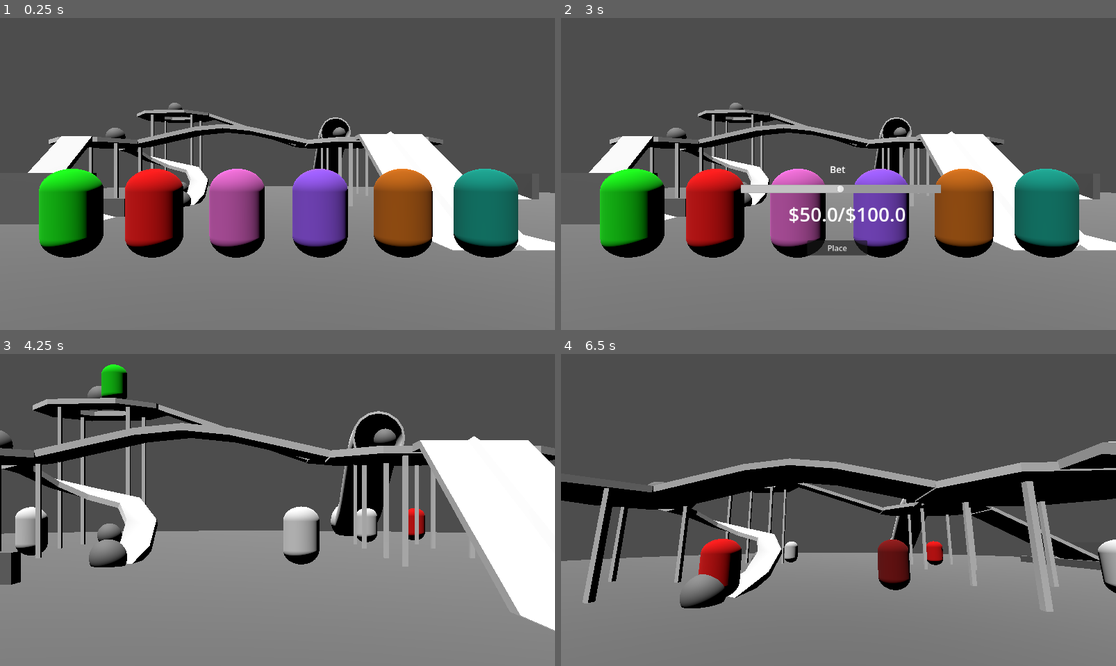
Above: before the commit, frames 1-4 (two rows, left to right).
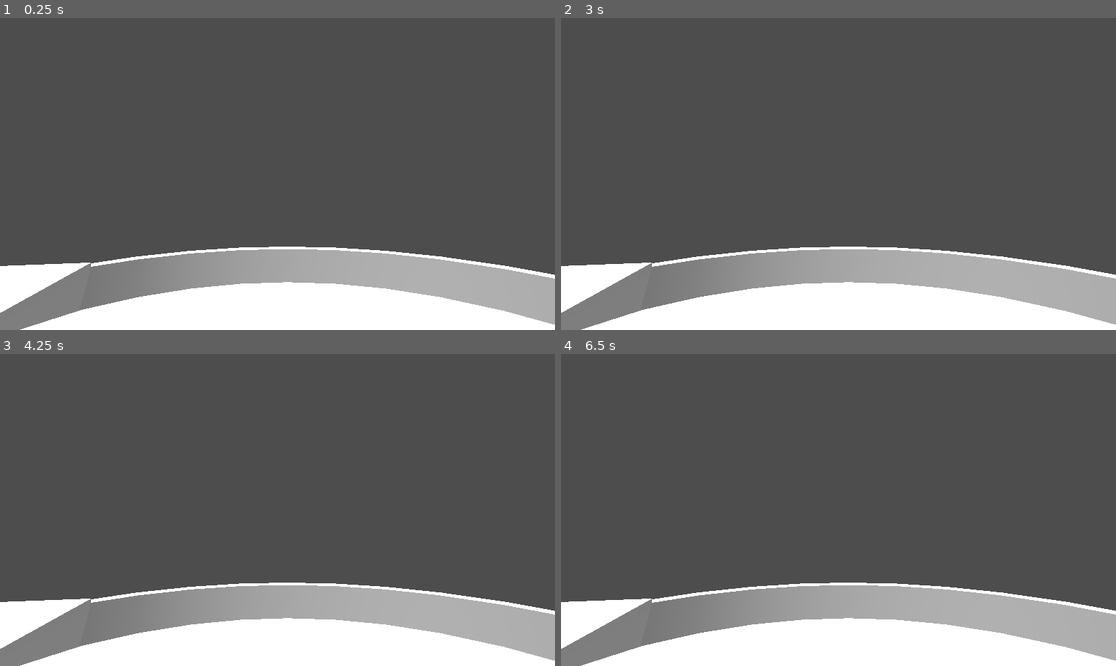
Above: after the commit, the same moments.

Repository: Kesomannen/the-very-serious-game-jam
Game: Godot game, scene res://Scenes/game.tscn
Two runs of this game, one before a commit and one after it. Both use one fixed random seed, a clock stepped at 60 frames per second and the inputs below.
Inputs (mouse positions are in pixels of both pictures, inside the frame that each line leads up to):
- Up to frame 1 (0.25 s): no input
- Up to frame 2 (3 s): tap Enter at 0.5, 2 s; move the mouse to (960, 158) at 0.52 s; hold D (right) 0.53-1.28 s; hold E 0.53-1.28 s; click (960, 158) at 0.67 s; tap Space (jump) at 0.77, 1.25, 1.52, 2.75 s; move the mouse to (727, 189) at 1.27 s; hold S (backward) 1.28-2.03 s; tap Q at 1.35 s; move the mouse to (894, 105) at 2.02 s; hold D (right) 2.03-2.78 s; hold Ctrl 2.03-2.78 s; move the mouse to (810, 236) at 2.77 s; hold W (forward) from 2.78 s (still down); tap Shift at 2.85 s; click (810, 236) at 2.92 s
- Up to frame 3 (4.25 s): tap Space (jump) at 3.02 s; release W (forward) at 3.5 s; click (277, 584) at 3.5 s, where only the run before the commit has a clickable "Place"
- Up to frame 4 (6.5 s): move the mouse to (877, 513) at 4.27 s; hold E 4.28-5.03 s; hold W (forward) from 4.28 s (still down); tap Space (jump) at 4.52, 5.27 s; move the mouse to (794, 506) at 5.02 s; tap Q at 5.1 s; move the mouse to (844, 510) at 5.77 s; hold Ctrl from 5.78 s (still down)

The runs differ from the first frame. In frame 1, 50% of the frame differs, in the area x 0-100%, y 27-100%; in frame 2, 50%; in frame 3, 56%, in the area x 0-100%, y 3-100%; in frame 4, 47%.

Commit message:
Implemented Map into Game Scene

Diff:
--- a/Scenes/game.tscn
+++ b/Scenes/game.tscn
@@ -2,7 +2,7 @@
 
 [ext_resource type="Script" uid="uid://bp73hplvjaujn" path="res://Scripts/manager.gd" id="3_3dryh"]
 [ext_resource type="PackedScene" uid="uid://ct0ny20uc0fjn" path="res://Scenes/child.tscn" id="3_wrm1d"]
-[ext_resource type="PackedScene" uid="uid://ssp63i5rmfhq" path="res://Scenes/playground2.tscn" id="4_3dryh"]
+[ext_resource type="PackedScene" uid="uid://b0mw7dq3ukbyq" path="res://Scenes/playground3.tscn" id="5_1l0tm"]
 [ext_resource type="PackedScene" uid="uid://c1tortkjbcuha" path="res://Scenes/player.tscn" id="5_i6g32"]
 [ext_resource type="Script" uid="uid://b5wtsa44ye62f" path="res://Scripts/bet_manager.gd" id="5_wowpa"]
 
@@ -138,33 +138,33 @@
 [node name="StartingSpots" type="Node" parent="Manager" unique_id=940777437]
 
 [node name="StartingSpot1" type="Node3D" parent="Manager/StartingSpots" unique_id=174341208]
-transform = Transform3D(1, 0, 0, 0, 1, 0, 0, 0, 1, -8.417459, 0.70000005, 9.031916)
+transform = Transform3D(1, 0, 0, 0, 1, 0, 0, 0, 1, -7.4946184, 3.2004457, 13.722694)
 
 [node name="StartingSpot2" type="Node3D" parent="Manager/StartingSpots" unique_id=653701245]
-transform = Transform3D(1, 0, 0, 0, 1, 0, 0, 0, 1, -8.117458, 0.40000004, 0.23191565)
+transform = Transform3D(1, 0, 0, 0, 1, 0, 0, 0, 1, -8.117458, 1.242312, 0.23191565)
 
 [node name="StartingSpot3" type="Node3D" parent="Manager/StartingSpots" unique_id=2027955948]
-transform = Transform3D(1, 0, 0, 0, 1, 0, 0, 0, 1, -0.11745834, 0.40000004, 4.3319154)
+transform = Transform3D(1, 0, 0, 0, 1, 0, 0, 0, 1, 1.5840366, 4.276915, 5.2399936)
 
 [node name="StartingSpot4" type="Node3D" parent="Manager/StartingSpots" unique_id=1318407521]
-transform = Transform3D(1, 0, 0, 0, 1, 0, 0, 0, 1, 7.8825417, 0.40000004, -8.668085)
+transform = Transform3D(1, 0, 0, 0, 1, 0, 0, 0, 1, 7.8825417, 2.295916, 0.26173592)
 
 [node name="StartingSpot5" type="Node3D" parent="Manager/StartingSpots" unique_id=1451144030]
-transform = Transform3D(1, 0, 0, 0, 1, 0, 0, 0, 1, 3.3825417, 0.40000004, -6.868085)
+transform = Transform3D(1, 0, 0, 0, 1, 0, 0, 0, 1, -9.754001, 3.254664, -6.868085)
 
 [node name="StartingSpot6" type="Node3D" parent="Manager/StartingSpots" unique_id=1847787943]
-transform = Transform3D(1, 0, 0, 0, 1, 0, 0, 0, 1, -6.1174583, 6.3, -3.368085)
-
-[node name="NavigationRegion3D" parent="." unique_id=1866652480 instance=ExtResource("4_3dryh")]
-transform = Transform3D(1.0005554, 0, 0, 0, 1.0005554, 0, 0, 0, 1.0005554, -1.5207062, 0, -0.66938114)
+transform = Transform3D(1, 0, 0, 0, 1, 0, 0, 0, 1, -0.32721615, 6.3, -21.707333)
 
 [node name="LineupPoint" type="Node3D" parent="." unique_id=85703367]
 transform = Transform3D(1, 0, 0, 0, 1, 0, 0, 0, 1, 0, 0.8428072, 14.15447)
 
 [node name="Player" parent="." unique_id=1913763412 instance=ExtResource("5_i6g32")]
 unique_name_in_owner = true
-transform = Transform3D(1, 0, 0, 0, 1, 0, 0, 0, 1, 0, 0.716, 20.36976)
-starting_state = 0
+transform = Transform3D(1, 0, 0, 0, 1, 0, 0, 0, 1, 0, 5.6728754, -6.423071)
+starting_state = 2
+
+[node name="NavigationRegion3D" parent="." unique_id=1866652480 instance=ExtResource("5_1l0tm")]
+transform = Transform3D(1.0005554, 0, 0, 0, 1.0005554, 0, 0, 0, 1.0005554, -4, 0, 2)
 
 [connection signal="value_changed" from="BetManager/BetUI/Slider" to="BetManager" method="_on_slider_value_changed"]
 [connection signal="pressed" from="BetManager/BetUI/Button" to="BetManager" method="_on_button_pressed"]
